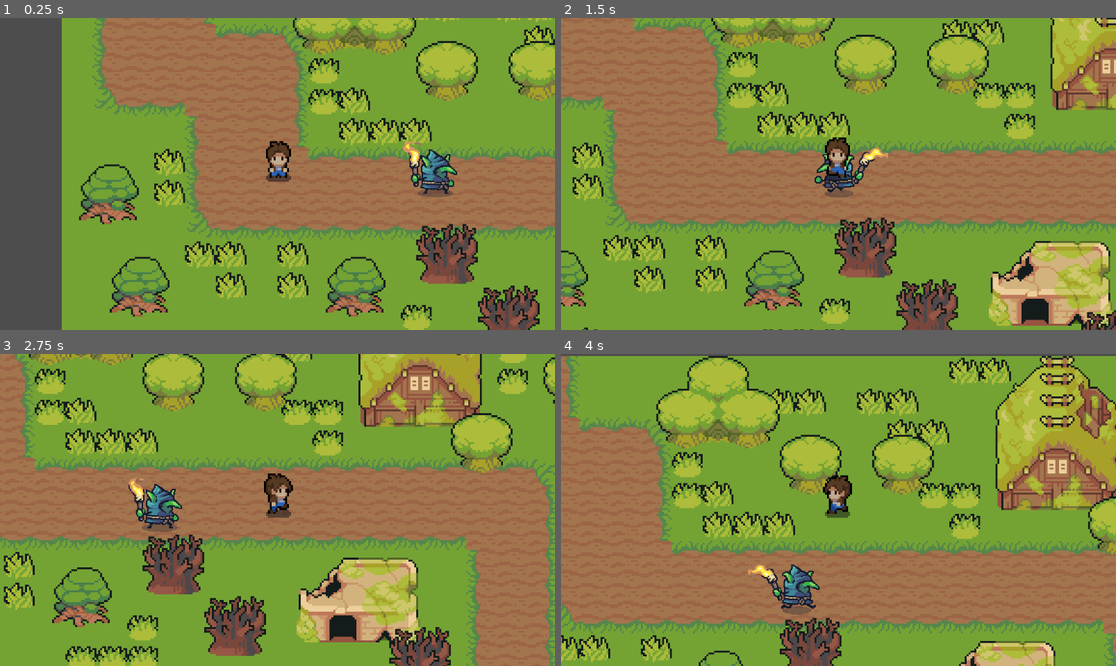
Above: before the commit, frames 1-4 (two rows, left to right).
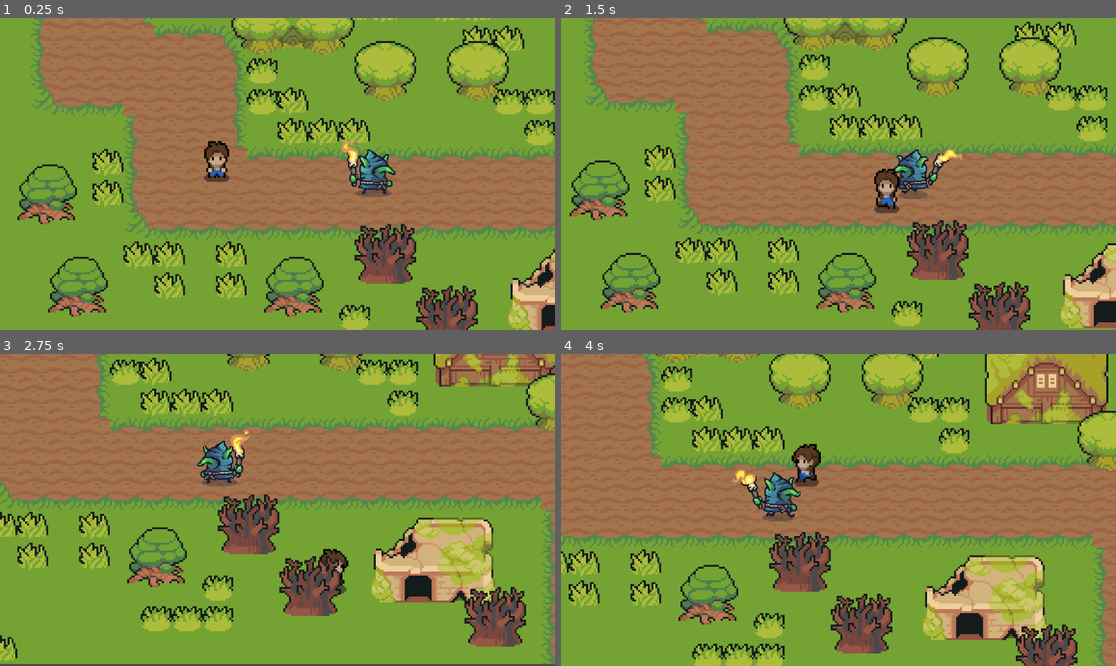
Above: after the commit, the same moments.

Repository: mtzamanpk/MysticRealms
Game: Godot game, scene res://scenes/world.tscn
The game is run twice, just before and just after one commit, with the same random seed, the same clock (stepped at 60 frames per second) and the same inputs.
Inputs (mouse positions are in pixels of both pictures, inside the frame that each line leads up to):
- Up to frame 1 (0.25 s): no input
- Up to frame 2 (1.5 s): move the mouse to (960, 158) at 0.52 s; hold Right (ui_right) 0.53-1.28 s; click (960, 158) at 0.6 s; move the mouse to (727, 189) at 1.27 s; hold Down (ui_down) from 1.28 s (still down); click (727, 189) at 1.35 s
- Up to frame 3 (2.75 s): move the mouse to (333, 441) at 2.02 s; release Down (ui_down) at 2.03 s; hold Right (ui_right) from 2.03 s (still down); click (333, 441) at 2.1 s
- Up to frame 4 (4 s): move the mouse to (810, 572) at 2.77 s; release Right (ui_right) at 2.78 s; hold Up (ui_up) 2.78-3.53 s; click (810, 572) at 2.85 s; move the mouse to (1005, 556) at 3.52 s; hold Left (ui_left) from 3.53 s (still down); click (1005, 556) at 3.6 s

The runs differ from the first frame. In frame 1, 49% of the frame differs, in the area x 0-100%, y 0-100%; in frame 2, 48%; in frame 3, 66%; in frame 4, 73%.

Commit message:
adjusted camera

Diff:
--- a/Game/project.godot
+++ b/Game/project.godot
@@ -19,10 +19,6 @@
 
 global="*res://scripts/global.gd"
 
-[display]
-
-window/stretch/scale=4.0
-
 [input]
 
 attack={
--- a/Game/scenes/enemy.tscn
+++ b/Game/scenes/enemy.tscn
@@ -252,7 +252,7 @@
 radius = 48.0
 
 [sub_resource type="CircleShape2D" id="CircleShape2D_0ap4l"]
-radius = 5.0
+radius = 8.0
 
 [sub_resource type="CircleShape2D" id="CircleShape2D_d3r8y"]
 radius = 16.0
@@ -277,7 +277,7 @@
 
 [node name="CollisionShape2D" type="CollisionShape2D" parent="."]
 y_sort_enabled = true
-position = Vector2(0, 8)
+position = Vector2(0, 5)
 shape = SubResource("CircleShape2D_0ap4l")
 
 [node name="hitbox" type="Area2D" parent="."]
--- a/Game/scenes/player.tscn
+++ b/Game/scenes/player.tscn
@@ -445,6 +445,13 @@
 wait_time = 0.5
 
 [node name="Camera2D" type="Camera2D" parent="."]
+zoom = Vector2(4, 4)
+limit_left = -101
+limit_top = -40
+limit_right = 380
+limit_bottom = 184
+drag_horizontal_enabled = true
+drag_vertical_enabled = true
 
 [connection signal="body_entered" from="playerHitbox" to="." method="_on_player_hitbox_body_entered"]
 [connection signal="body_exited" from="playerHitbox" to="." method="_on_player_hitbox_body_exited"]
